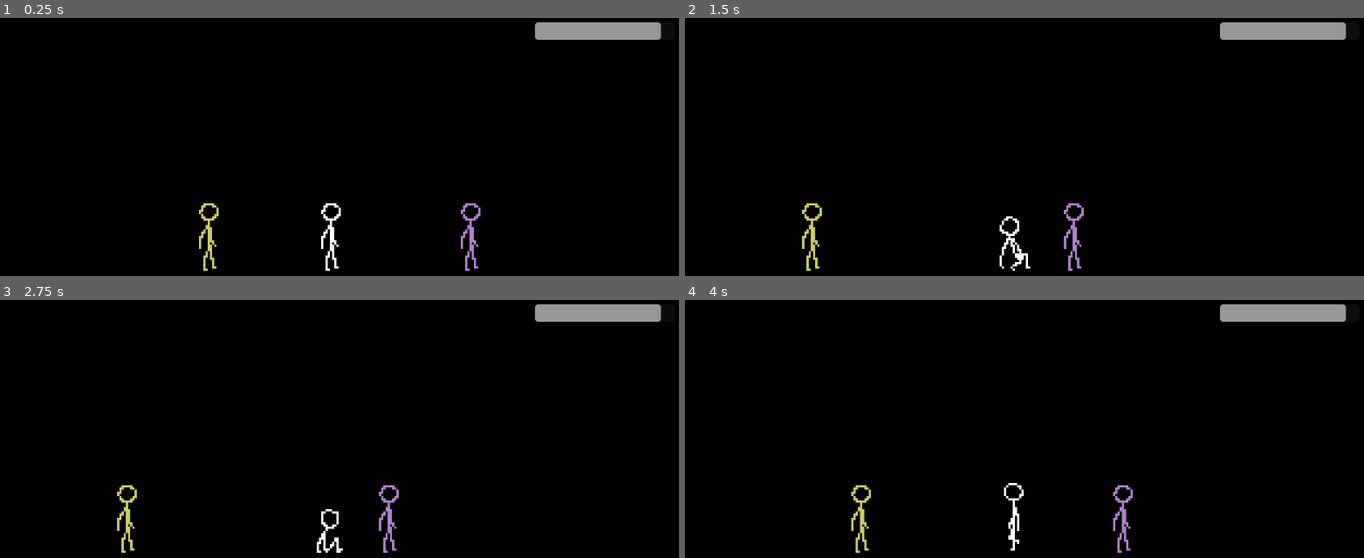
Above: before the commit, frames 1-4 (two rows, left to right).
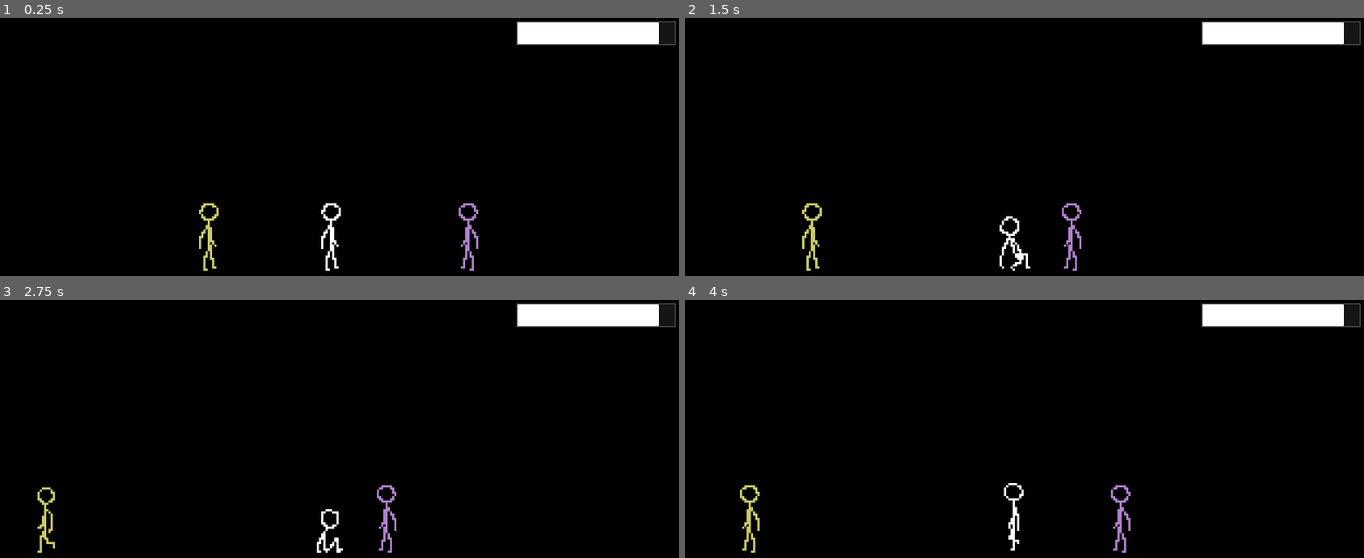
Above: after the commit, the same moments.

Repository: Fuzzlewuzzlekins/lysander-gdscript
Game: Godot game, scene res://test_scene.tscn
Two runs of this game, one before a commit and one after it. Both use one fixed random seed, a clock stepped at 60 frames per second and the inputs below.
Inputs:
- Up to frame 1 (0.25 s): no input
- Up to frame 2 (1.5 s): tap Enter at 0.5 s; hold Right (move_right) 0.53-1.28 s; tap E (interact) at 0.6 s; hold Down (sit_down) from 1.28 s (still down); tap Shift (toggle_sit) at 1.35 s
- Up to frame 3 (2.75 s): tap Space at 2 s; release Down (sit_down) at 2.03 s; hold Right (move_right) from 2.03 s (still down); tap E (interact) at 2.1 s
- Up to frame 4 (4 s): release Right (move_right) at 2.78 s; hold Up (stand_up) 2.78-3.53 s; tap Shift (toggle_sit) at 2.85 s; tap Enter at 3.5 s; hold Left (move_left) from 3.53 s (still down); tap E (interact) at 3.6 s

The runs differ from the first frame. In frame 1, 2.3% of the frame differs, in the area x 67-100%, y 1-98%; in frame 2, 2.3%; in frame 3, 2.8%; in frame 4, 2.9%, in the area x 8-100%, y 1-98%.

Commit message:
Tweak EnergyBar styling, add behavior to NPCs

Diff:
--- a/hud.tscn
+++ b/hud.tscn
@@ -1,6 +1,35 @@
-[gd_scene load_steps=2 format=3 uid="uid://bue6448e60wtb"]
+[gd_scene load_steps=5 format=3 uid="uid://bue6448e60wtb"]
 
 [ext_resource type="Script" uid="uid://bx222xkndh2x8" path="res://hud.gd" id="1_37p78"]
+
+[sub_resource type="StyleBoxFlat" id="StyleBoxFlat_37p78"]
+bg_color = Color(1, 1, 1, 1)
+corner_radius_top_left = 2
+corner_radius_top_right = 2
+corner_radius_bottom_right = 2
+corner_radius_bottom_left = 2
+
+[sub_resource type="StyleBoxFlat" id="StyleBoxFlat_8sq4i"]
+bg_color = Color(0.2509804, 0.2509804, 0.2509804, 0.2509804)
+border_width_left = 1
+border_width_top = 1
+border_width_right = 1
+border_width_bottom = 1
+corner_radius_top_left = 2
+corner_radius_top_right = 2
+corner_radius_bottom_right = 2
+corner_radius_bottom_left = 2
+expand_margin_left = 2.0
+expand_margin_top = 2.0
+expand_margin_right = 2.0
+expand_margin_bottom = 2.0
+
+[sub_resource type="StyleBoxFlat" id="StyleBoxFlat_64ctp"]
+bg_color = Color(1, 1, 1, 1)
+corner_radius_top_left = 2
+corner_radius_top_right = 2
+corner_radius_bottom_right = 2
+corner_radius_bottom_left = 2
 
 [node name="HUD" type="CanvasLayer"]
 script = ExtResource("1_37p78")
@@ -9,21 +38,24 @@
 anchors_preset = 1
 anchor_left = 1.0
 anchor_right = 1.0
-offset_left = -264.0
+offset_left = -296.0
 offset_top = 8.0
 offset_right = -8.0
 offset_bottom = 70.0
 grow_horizontal = 0
 
 [node name="EnergyBarBase" type="ProgressBar" parent="TopRightPanel"]
-custom_minimum_size = Vector2(0, 32)
+custom_minimum_size = Vector2(0, 40)
 layout_mode = 2
+theme_override_styles/fill = SubResource("StyleBoxFlat_37p78")
 show_percentage = false
 
 [node name="EnergyBarOverlay" type="ProgressBar" parent="TopRightPanel/EnergyBarBase"]
 layout_mode = 0
-offset_right = 256.0
-offset_bottom = 32.0
+offset_right = 288.0
+offset_bottom = 40.0
+theme_override_styles/background = SubResource("StyleBoxFlat_8sq4i")
+theme_override_styles/fill = SubResource("StyleBoxFlat_64ctp")
 show_percentage = false
 
 [node name="TaskList" type="VBoxContainer" parent="TopRightPanel"]
--- a/npc.gd
+++ b/npc.gd
@@ -7,6 +7,8 @@
 
 @export var target_player: Area2D
 @export var dullness: float = 0.8
+@export var behavior: Array[Dictionary] = [{"animation":"idle","speed":0.0,"flip_h":true,"duration":1.0}]
+var behavior_elapsed_time: float
 var assignment: CheckBox
 
 
@@ -20,6 +22,22 @@
 	assignment = get_node_or_null("Task")
 	if assignment != null:
 		assignment.hide()
+	# Initialize behavior timer
+	behavior_elapsed_time = 0.0
+
+
+func _process(delta: float) -> void:
+	# Tick the behavior timer
+	behavior_elapsed_time += delta
+	if behavior_elapsed_time > behavior[0]["duration"]:
+		# If it's time for the next behavior, reset timer and move current behavior to the end of the list.
+		behavior_elapsed_time -= behavior[0]["duration"]
+		var old_behavior = behavior.pop_front()
+		behavior.append(old_behavior)
+	# Handle behavior. Keys: "animation", "speed", "flip_h", duration"
+	$AnimatedSprite2D.play(behavior[0]["animation"])
+	$AnimatedSprite2D.flip_h = behavior[0]["flip_h"]
+	position.x += behavior[0]["speed"] * delta
 
 
 func _on_player_interact(area: Area2D) -> void:
--- a/player.gd
+++ b/player.gd
@@ -5,7 +5,7 @@
 signal unhighlight(area: Area2D)
 
 @export var speed: float = 200
-@export var anim_frame_rate: float = 10
+#@export var anim_frame_rate: float = 10
 var closest_entity: Area2D = null
 
 
--- a/task.tscn
+++ b/task.tscn
@@ -3,6 +3,7 @@
 [ext_resource type="Script" uid="uid://bjyhhxc2ovsw6" path="res://task.gd" id="1_3qm7i"]
 
 [node name="Task" type="CheckBox"]
+theme_override_font_sizes/font_size = 18
 button_mask = 0
 text = "Complete task"
 script = ExtResource("1_3qm7i")
--- a/test_scene.tscn
+++ b/test_scene.tscn
@@ -19,13 +19,34 @@
 
 [node name="Task" parent="NPC" node_paths=PackedStringArray("turn_in") instance=ExtResource("2_sasra")]
 text = "Go talk to the yellow guy"
-energy_cost = 50
+energy_cost = 20
 turn_in = NodePath("../../NPC2")
 
 [node name="NPC2" parent="." node_paths=PackedStringArray("target_player") instance=ExtResource("2_ia1lp")]
 modulate = Color(1, 1, 0.5019608, 1)
 position = Vector2(416, 400)
 target_player = NodePath("../Player")
+behavior = Array[Dictionary]([{
+"animation": "idle",
+"duration": 2.0,
+"flip_h": false,
+"speed": 0.0
+}, {
+"animation": "walk",
+"duration": 1.0,
+"flip_h": true,
+"speed": -200.0
+}, {
+"animation": "idle",
+"duration": 2.0,
+"flip_h": true,
+"speed": 0.0
+}, {
+"animation": "walk",
+"duration": 1.0,
+"flip_h": false,
+"speed": 200.0
+}])
 
 [node name="Player" parent="." instance=ExtResource("1_uhqqe")]
 position = Vector2(640, 400)
